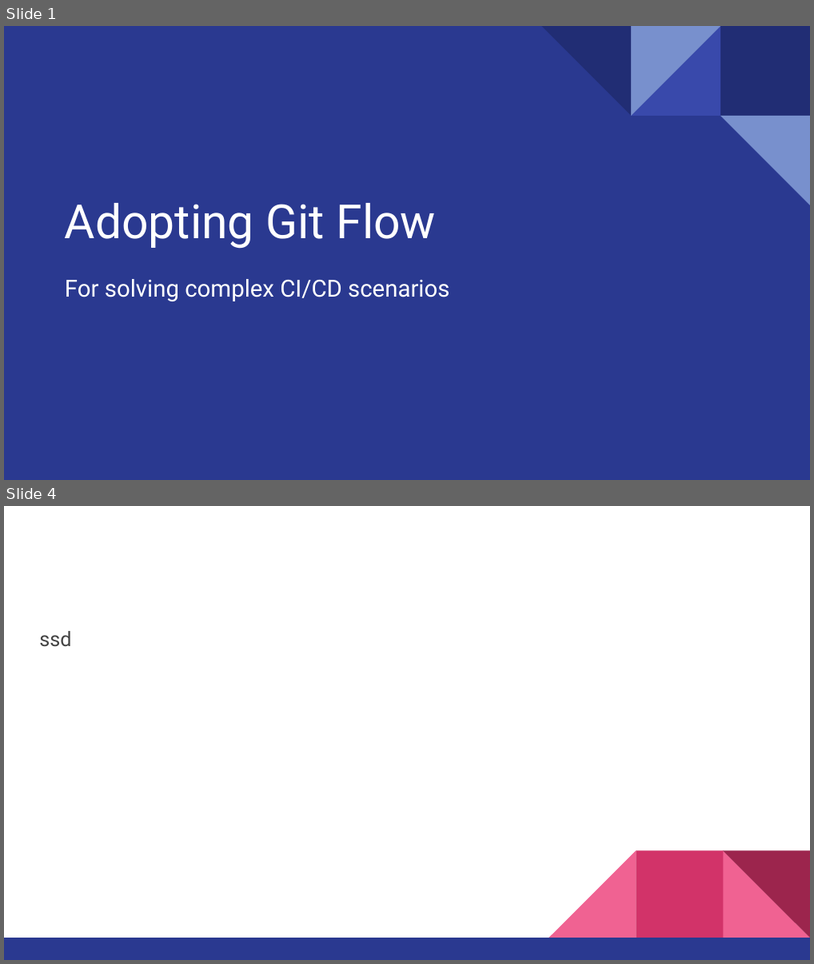
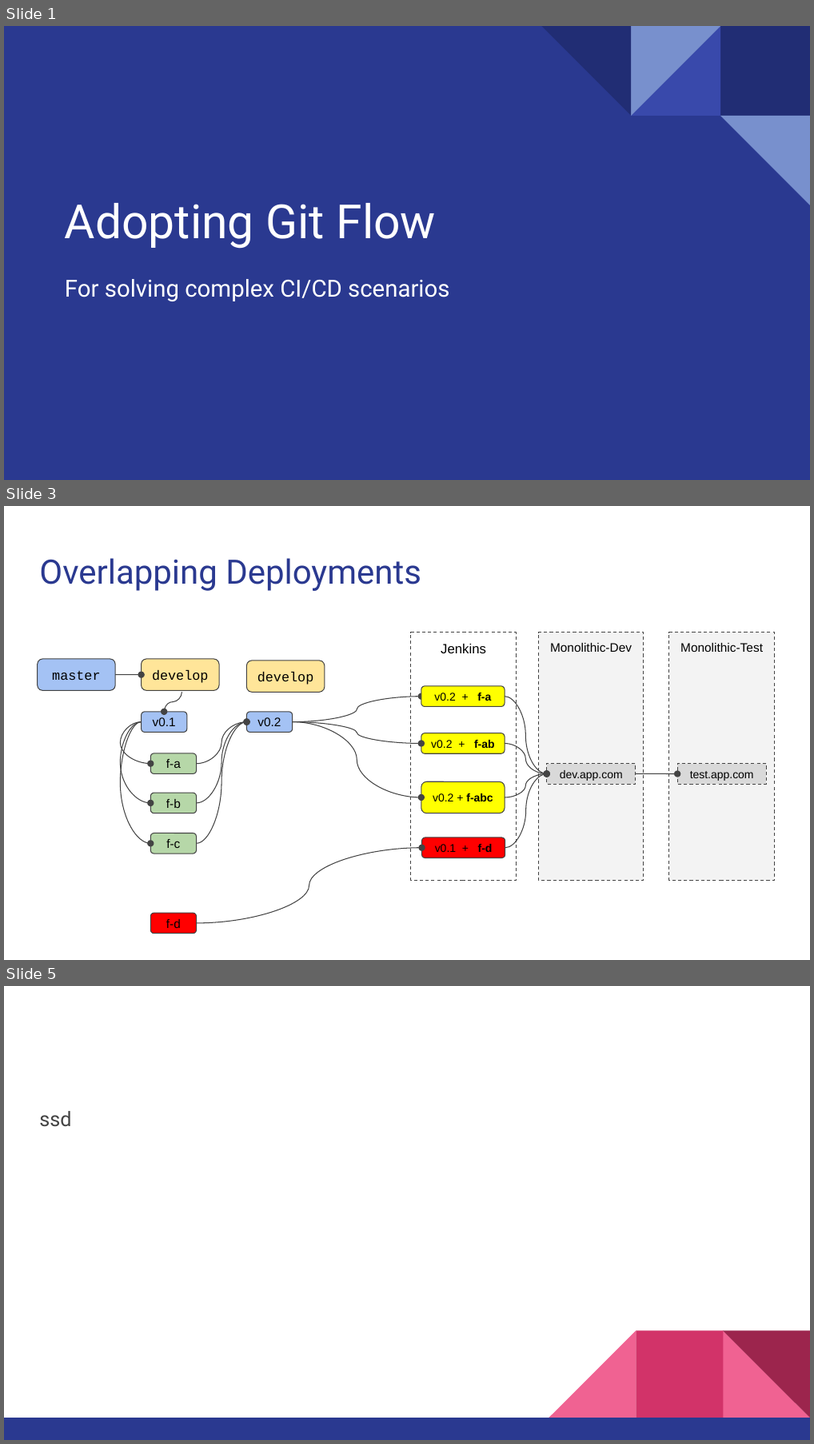
Before and after one commit to cecheverria/coupling.org, a slide deck: GitFlow useful scenarios.pptx. Shown one above the other, each under a label of ours: slides 1 and 4 before the commit, slides 1, 3 and 5 after it; the slides between them are not shown. The pictures are 814x964 and 814x1444 pixels, drawn with LibreOffice and Linux fonts; fonts in the diff are those of the drawing. Boxes give left, top, right and bottom in pixels: in the first picture for what was removed or moved away, otherwise in the second. Text is boxed around its words. In the diff, an @@ line names an element or a change of style, - is before the commit and + after.

```diff
--- a/GitFlow useful scenarios.pptx
+++ b/GitFlow useful scenarios.pptx
@@ slide 3 added at <box>4,506,810,960</box>, background #FFFFFF @@
@@ title added at <box>39,558,422,591</box>, 30 pt, text #2A3990 @@
+Overlapping Deployments
@@ rectangle added at <box>411,632,517,880</box>, outline #434343 0.75 pt dashed, 12 pt, text #000000 @@
+Jenkins
@@ rounded rectangle added at <box>37,659,115,690</box>, fill #A4C2F4, outline #434343 0.75 pt, 12 pt, text #000000 @@
+master
@@ rounded rectangle added at <box>141,659,219,690</box>, fill #FFE599, outline #434343 0.75 pt, 12 pt, text #000000 @@
+develop
@@ rounded rectangle added at <box>246,660,325,692</box>, fill #FFE599, outline #434343 0.75 pt, 12 pt, text #000000 @@
+develop
@@ curved arrow added from (115, 675) to (141, 675), #434343 0.75 pt @@
@@ curved arrow added from (182, 692) to (165, 712), #434343 0.75 pt @@
@@ curved arrow added from (293, 721) to (422, 696), #434343 0.75 pt @@
@@ rounded rectangle added at <box>422,686,505,706</box>, fill #FFFF00, outline #434343 0.75 pt, 10 pt, text #000000 @@
+v0.2 + f-a
@@ curved arrow added from (505, 696) to (546, 774), #434343 0.75 pt @@
@@ curved arrow added from (141, 721) to (150, 764), #434343 0.75 pt @@
@@ curved arrow added from (141, 721) to (150, 803), #434343 0.75 pt @@
@@ curved arrow added from (141, 721) to (150, 843), #434343 0.75 pt @@
@@ rounded rectangle added at <box>141,712,187,732</box>, fill #A4C2F4, outline #434343 0.75 pt, 11 pt, text #000000 @@
+v0.1
@@ curved arrow added from (197, 764) to (246, 721), #434343 0.75 pt @@
@@ curved arrow added from (197, 803) to (246, 721), #434343 0.75 pt @@
@@ curved arrow added from (197, 843) to (246, 721), #434343 0.75 pt @@
@@ rounded rectangle added at <box>246,712,293,732</box>, fill #A4C2F4, outline #434343 0.75 pt, 11 pt, text #000000 @@
+v0.2
@@ curved arrow added from (293, 721) to (422, 797), #434343 0.75 pt @@
@@ curved arrow added from (293, 721) to (422, 743), #434343 0.75 pt @@
@@ rounded rectangle added at <box>422,732,505,752</box>, fill #FFFF00, outline #434343 0.75 pt, 10 pt, text #000000 @@
+v0.2 + f-ab
@@ curved arrow added from (505, 743) to (546, 774), #434343 0.75 pt @@
@@ rounded rectangle added at <box>150,752,197,773</box>, fill #B6D7A8, outline #434343 0.75 pt, 11 pt, text #000000 @@
+f-a
@@ group added at <box>538,632,775,880</box>: 4 rectangles @@
+Monolithic-Dev
+Monolithic-Test
+dev.app.com
+test.app.com
@@ rounded rectangle added at <box>150,792,197,812</box>, fill #B6D7A8, outline #434343 0.75 pt, 11 pt, text #000000 @@
+f-b
@@ rounded rectangle added at <box>422,782,505,813</box>, fill #FFFF00, outline #434343 0.75 pt, 10 pt, text #000000 @@
+v0.2 + f-abc
@@ curved arrow added from (505, 797) to (546, 774), #434343 0.75 pt @@
@@ curved arrow added from (506, 847) to (546, 774), #434343 0.75 pt @@
@@ curved arrow added from (636, 774) to (678, 774), #434343 0.75 pt @@
@@ rounded rectangle added at <box>150,832,197,852</box>, fill #B6D7A8, outline #434343 0.75 pt, 11 pt, text #000000 @@
+f-c
@@ rounded rectangle added at <box>422,837,505,857</box>, fill #FF0000, outline #434343 0.75 pt, 10 pt, text #000000 @@
+v0.1 + f-d
@@ curved arrow added from (197, 923) to (422, 847), #434343 0.75 pt @@
@@ rounded rectangle added at <box>150,912,197,932</box>, fill #FF0000, outline #434343 0.75 pt, 11 pt, text #000000 @@
+f-d
@@ what was slide 4 is now slide 5 @@
```
Also in this commit, not shown: 1 slide changed, 1 other slide added, 2 slides removed, 2 other files.
